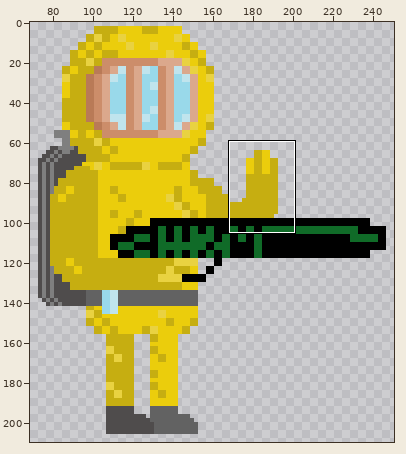
Sprite sheet: Assets/GRAFIKI/NUREK/Reload/Reload3.png. Above: a wide view before the commit, with the close-up outlined.
Close-up. Old version:
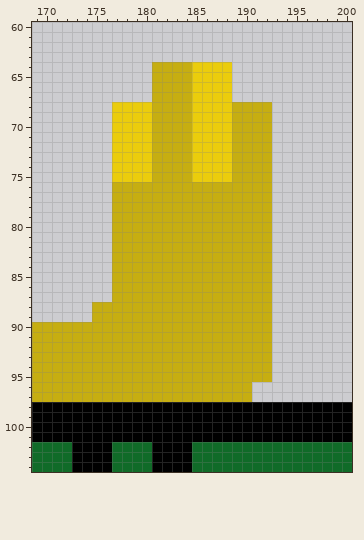
The file is 300x300 pixels. Colours within 5 levels of each other are drawn and written as one. Shown: x 169..200, y 60..104. The old version is drawn lined up with the new one, on the new canvas. The wide view leaves out empty margins.
New version:
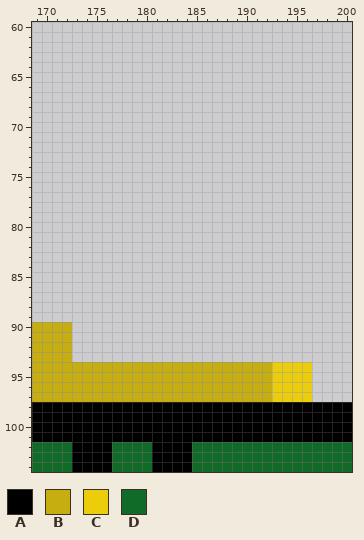
Palette (. is transparent): A #000000  B #c6ae11  C #ebcd0c  D #106b28
Difference:
canvas 300x300 -> 300x210, the old top-left corner now at 61,-90 (the part of the old canvas that was cut away was empty and is not shown)
@@ x 169..200 @@
  63 ................................
- 64 ............BBBBCCCC............
- 65 ............BBBBCCCC............
- 66 ............BBBBCCCC............
- 67 ............BBBBCCCC............
- 68 ........CCCCBBBBCCCCBBBB........
- 69 ........CCCCBBBBCCCCBBBB........
- 70 ........CCCCBBBBCCCCBBBB........
- 71 ........CCCCBBBBCCCCBBBB........
- 72 ........CCCCBBBBCCCCBBBB........
- 73 ........CCCCBBBBCCCCBBBB........
- 74 ........CCCCBBBBCCCCBBBB........
- 75 ........CCCCBBBBCCCCBBBB........
- 76 ........BBBBBBBBBBBBBBBB........
- 77 ........BBBBBBBBBBBBBBBB........
- 78 ........BBBBBBBBBBBBBBBB........
- 79 ........BBBBBBBBBBBBBBBB........
- 80 ........BBBBBBBBBBBBBBBB........
- 81 ........BBBBBBBBBBBBBBBB........
- 82 ........BBBBBBBBBBBBBBBB........
- 83 ........BBBBBBBBBBBBBBBB........
- 84 ........BBBBBBBBBBBBBBBB........
- 85 ........BBBBBBBBBBBBBBBB........
- 86 ........BBBBBBBBBBBBBBBB........
- 87 ........BBBBBBBBBBBBBBBB........
- 88 ......BBBBBBBBBBBBBBBBBB........
- 89 ......BBBBBBBBBBBBBBBBBB........
- 90 BBBBBBBBBBBBBBBBBBBBBBBB........
- 91 BBBBBBBBBBBBBBBBBBBBBBBB........
- 92 BBBBBBBBBBBBBBBBBBBBBBBB........
- 93 BBBBBBBBBBBBBBBBBBBBBBBB........
- 94 BBBBBBBBBBBBBBBBBBBBBBBB........
- 95 BBBBBBBBBBBBBBBBBBBBBBBB........
- 96 BBBBBBBBBBBBBBBBBBBBBB..........
- 97 BBBBBBBBBBBBBBBBBBBBBB..........
+ 64 ................................
+ 65 ................................
+ 66 ................................
+ 67 ................................
+ 68 ................................
+ 69 ................................
+ 70 ................................
+ 71 ................................
+ 72 ................................
+ 73 ................................
+ 74 ................................
+ 75 ................................
+ 76 ................................
+ 77 ................................
+ 78 ................................
+ 79 ................................
+ 80 ................................
+ 81 ................................
+ 82 ................................
+ 83 ................................
+ 84 ................................
+ 85 ................................
+ 86 ................................
+ 87 ................................
+ 88 ................................
+ 89 ................................
+ 90 BBBB............................
+ 91 BBBB............................
+ 92 BBBB............................
+ 93 BBBB............................
+ 94 BBBBBBBBBBBBBBBBBBBBBBBBCCCC....
+ 95 BBBBBBBBBBBBBBBBBBBBBBBBCCCC....
+ 96 BBBBBBBBBBBBBBBBBBBBBBBBCCCC....
+ 97 BBBBBBBBBBBBBBBBBBBBBBBBCCCC....
  98 AAAAAAAAAAAAAAAAAAAAAAAAAAAAAAAA
